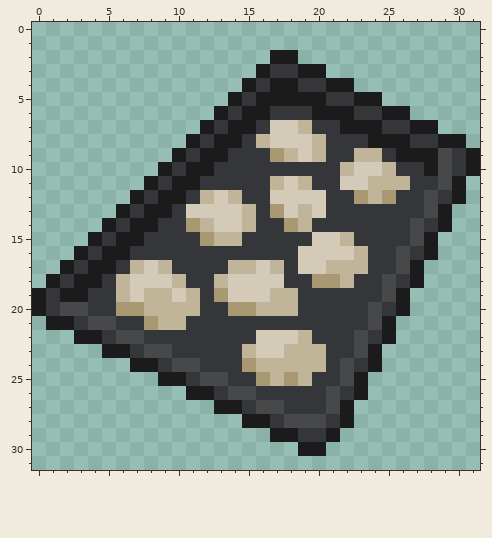
Two versions of one pixel-art sprite, media/textures/Item_BakingTray_ZombieChips.png. Above: the version before the commit.
The file is 32x32 pixels.
Now the later version:
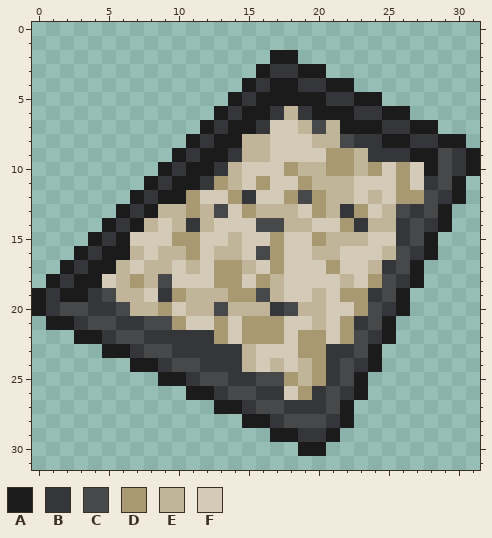
Palette (. is transparent): A #1b1b1c  B #353639  C #47484a  D #a99972  E #c0b599  F #d3cbb8
Diff:
@@ x 0..31 @@
  5 ..............ABAAAAABBAA.......
- 6 .............ABAABBBAAABBAA.....
- 7 ............ABAABFFEBBAAABBAA...
- 8 ...........ABAABEFFFEBBBAAABBAA.
- 9 ..........ABAABBBDEFEBBEEBAAACBA
-10 .........ABAABBBBBBBBBEFFEBBACBA
-11 ........ABAABBBBBEFEBBFFEEEBBCA.
-12 .......ABAABEFEBBFFFFBBDEDBBCBA.
-13 ......ABAABFFFFEBDFEFBBBBBBBCA..
-14 .....ABAABBDEFFEBBDEBBBBBBBCBA..
-15 ....ABAABBBBDEEBBBBBFFEBBBBCA...
-16 ...ABAABBBBBBBBBBBBFFFFEBBCBA...
-17 ..ABAABEFEBBBBEEFEBFFEEEBBCA....
-18 .ABAABEFFFEBBEFFFFBBDDEBBCBA....
-19 ABAABBEFEEFEBDFFFEEBBBBBBCA.....
-20 ABCCBBDDEEEEBBDDEEEBBBBBCBA.....
-21 .AABCCBBDEEBBBBBBBBBBBBBCA......
-22 ...AABCCBBBBBBBBFFFEBBBCBA......
-23 .....AABCCBBBBBEFFEEEBBCA.......
-24 .......AABCCBBBDEEEEEBCBA.......
-25 .........AABCCBBDEDEBBCA........
-26 ...........AABCCBBBBBCBA........
+ 6 .............ABAABEBAAABBAA.....
+ 7 ............ABAABFFECEAAABBAA...
+ 8 ...........ABAAEEFFFEECBBAABBAA.
+ 9 ..........ABAABEEFFFFDDEBBBAACBA
+10 .........ABAABEFFFDEEDDEDFDFACBA
+11 ........ABAABDEFDFFDEEEFFFDFBCA.
+12 .......ABAADFFDBFFDCDEEFEFDDCBA.
+13 ......ABAEEDECFDEEEFDEBDFECBCA..
+14 .....ABAEFEBEFFFCCEEFFDBEEBCBA..
+15 ....ABAFFFDDFFEFFDFFDEEEFFBCA...
+16 ...ABAAEFEEDFEEFCDFFEEFFFECBA...
+17 ..ABAAEFEEFEFDDEFDFFFDFFEBCA....
+18 .ABAAFEDECFFFDDFDEFFFFEFDCBA....
+19 ABAABCEEFBDEEEDDCEFFEFDDBCA.....
+20 ABCCBBCEEDFEECEEEBCEEFFDCBA.....
+21 .AABCCBBCCDFFDFDDDFFEFDBCA......
+22 ...AABCCBBBBBDFDDDFDDFDCBA......
+23 .....AABCCBBBBBEFFFDDBBCA.......
+24 .......AABCCBBBEFEFEDBCBA.......
+25 .........AABCCBBCCDEDBCA........
+26 ...........AABCCBBFDBCBA........
 27 .............AABCCBBBCA.........
Pixel boxes of the changes (left, top, right, bottom) in both pictures:
changed: (102, 106, 424, 400)
